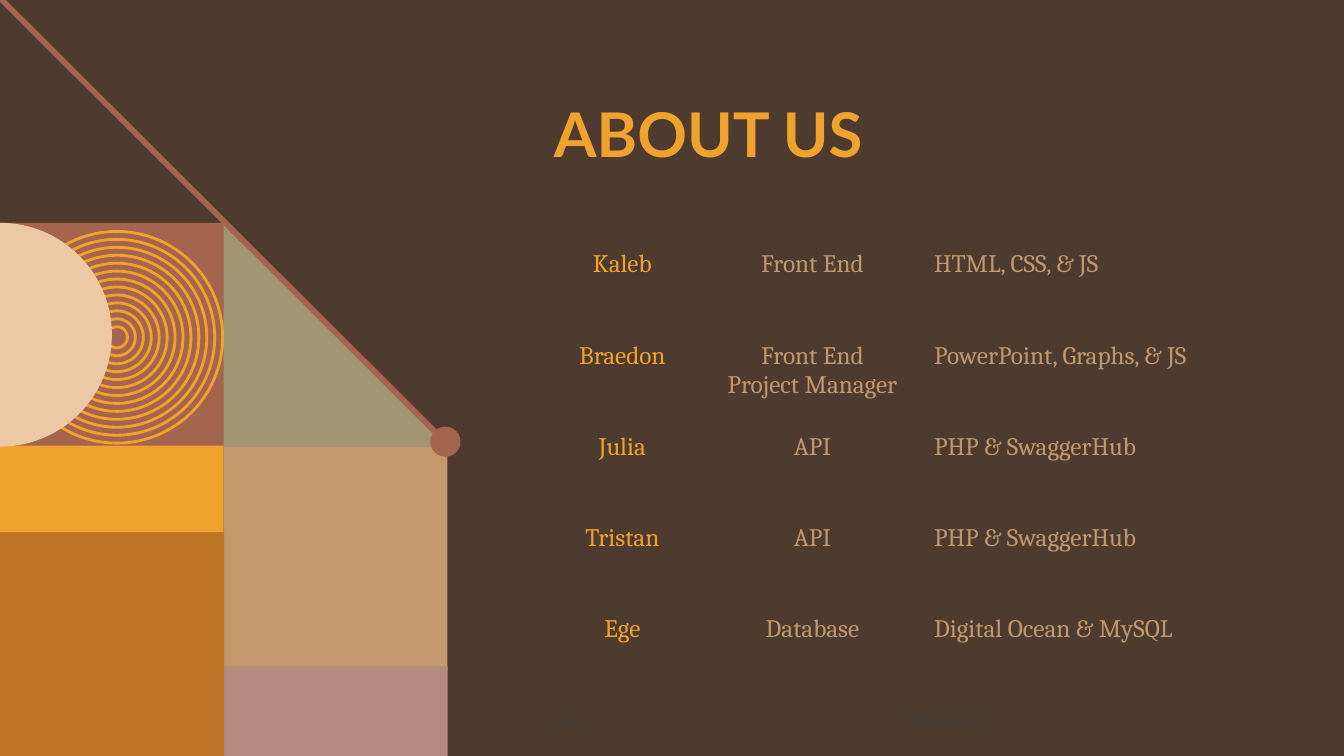
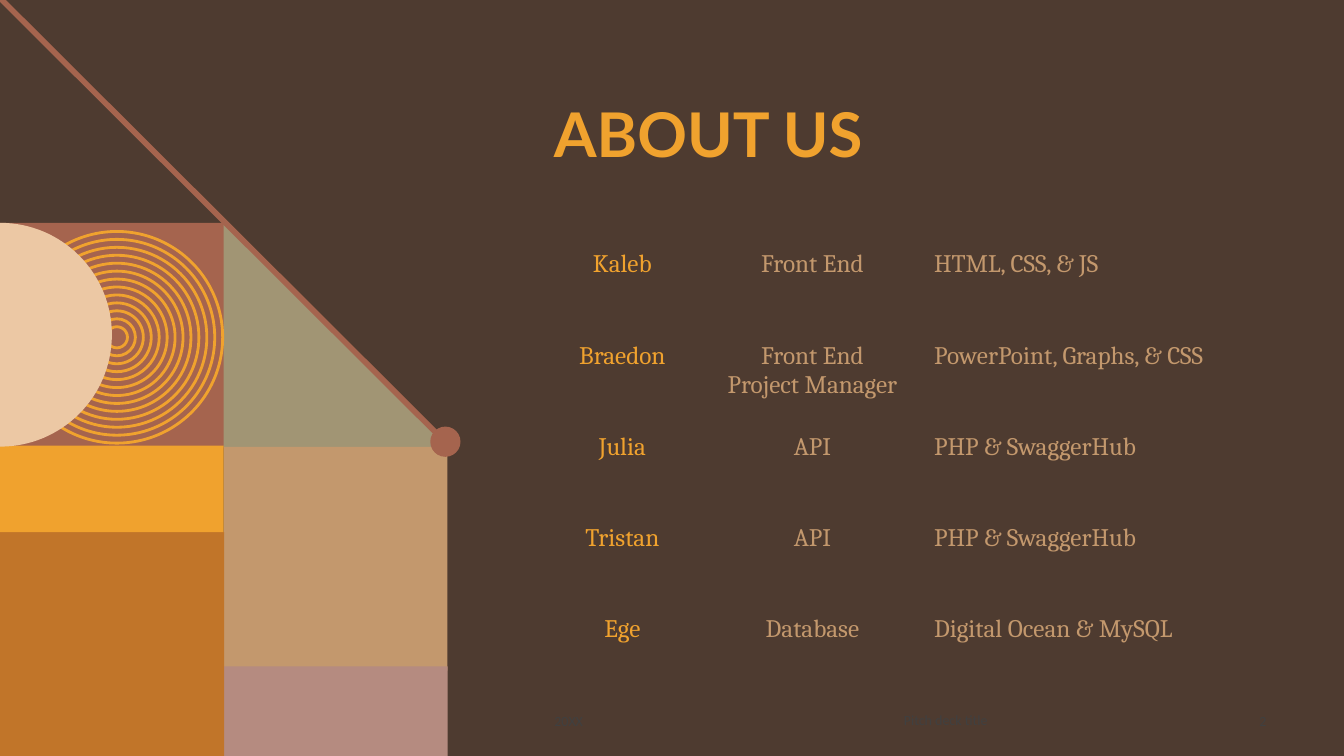
Before and after one commit to KalebOTB/ContactManager, a slide deck: slide 2 of Miscellaneous/Contact_Manager.pptx. Drawn at 1344x756 pixels with LibreOffice and Linux fonts; fonts in the diff are those of the drawing; background and template pictures are left out. Boxes give left, top, right and bottom in pixels: in the first picture for what was removed or moved away, otherwise in the second. Text is boxed around its words. In the diff, an @@ line names an element or a change of style, - is before the commit and + after.

```diff
--- a/Miscellaneous/Contact_Manager.pptx
+++ b/Miscellaneous/Contact_Manager.pptx
@@ table at (544,245,1278,701) @@
-row 2, column 3: PowerPoint, Graphs, & JS
+row 2, column 3: PowerPoint, Graphs, & CSS
```
Also in this commit, not shown: 2 other slides changed, 10 other files.
